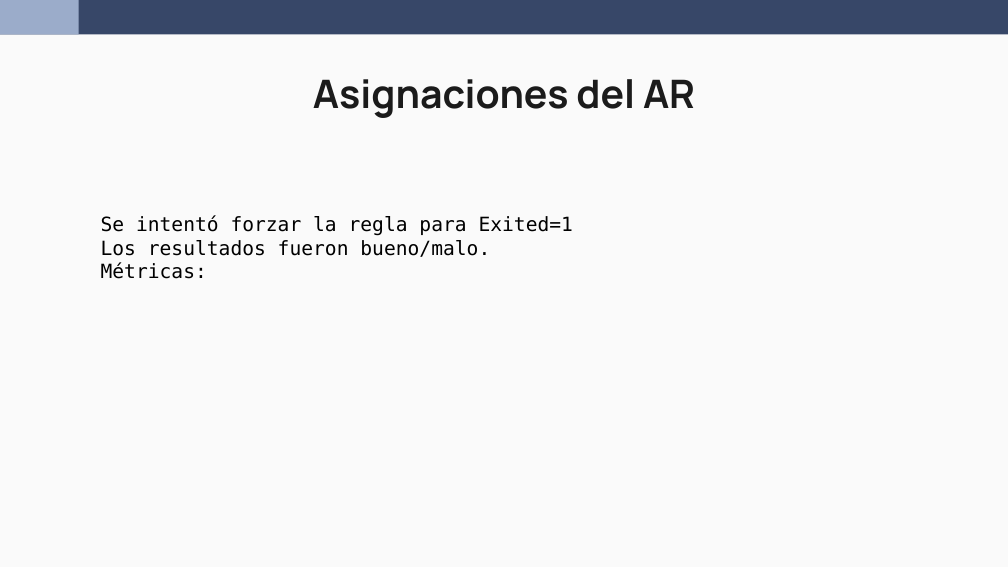
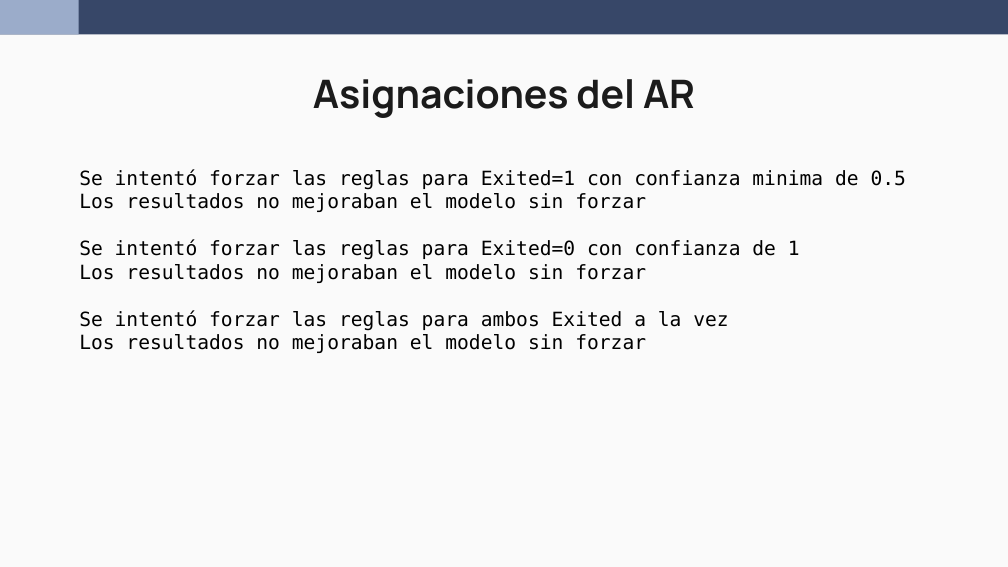
Before and after one commit to wen2111/Mineria, a slide deck: slide 8 of Entrega_2/00.REPORTE/Reporte_Grupo5.pptx. Drawn at 1008x567 pixels with LibreOffice and Linux fonts; fonts in the diff are those of the drawing. Boxes give left, top, right and bottom in pixels: in the first picture for what was removed or moved away, otherwise in the second. Text is boxed around its words. In the diff, an @@ line names an element or a change of style, - is before the commit and + after.

Commit message:
cambio power AR

```diff
--- a/Entrega_2/00.REPORTE/Reporte_Grupo5.pptx
+++ b/Entrega_2/00.REPORTE/Reporte_Grupo5.pptx
@@ text at (79,169,906,353): text changed @@
-Se intentó forzar la regla para Exited=1
-Los resultados fueron bueno/malo.
-Métricas:
+Se intentó forzar las reglas para Exited=1 con confianza minima de 0.5
+Los resultados no mejoraban el modelo sin forzar
+Se intentó forzar las reglas para Exited=0 con confianza de 1
+Los resultados no mejoraban el modelo sin forzar
+Se intentó forzar las reglas para ambos Exited a la vez
+Los resultados no mejoraban el modelo sin forzar
```
